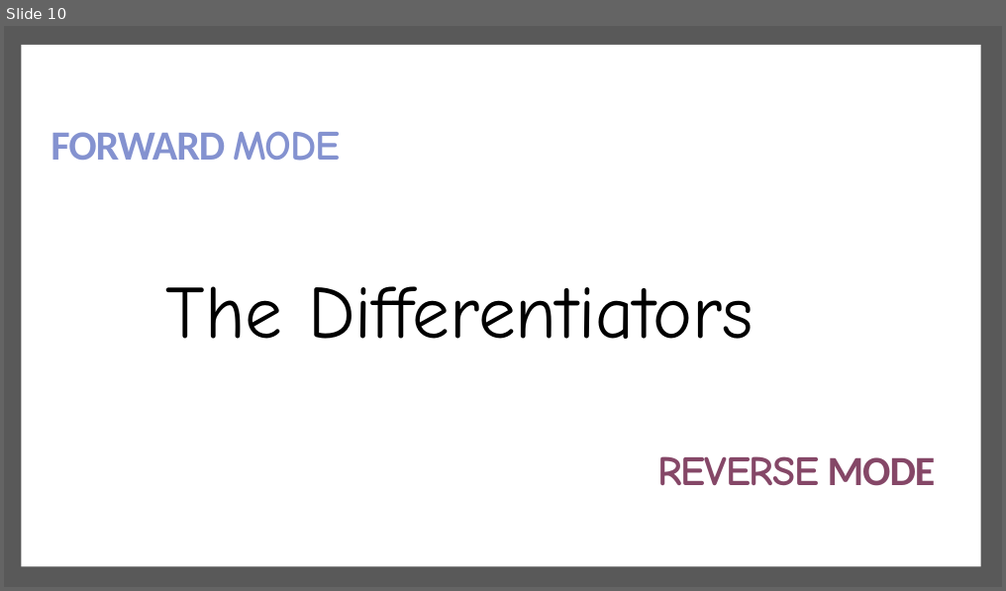
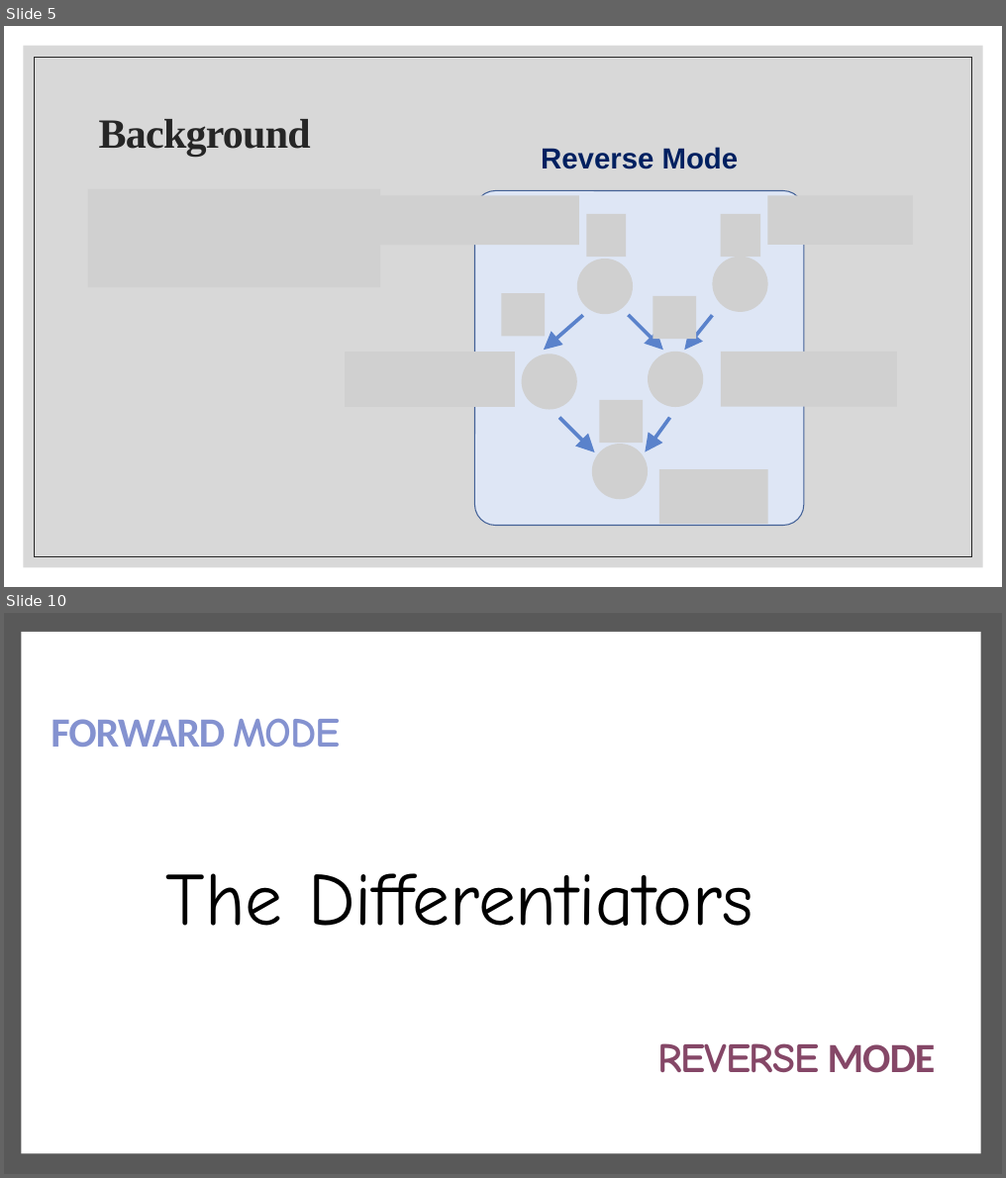
Before and after one commit to the-differentiators/cs207-FinalProject, a slide deck: docs/cs207-presentation.pptx. Shown one above the other, each under a label of ours: slide 10 before the commit, slides 5 and 10 after it; the slides between them are not shown. The pictures are 1006x591 and 1006x1178 pixels, drawn with LibreOffice and Linux fonts; fonts in the diff are those of the drawing; grey boxes stand for pictures; background and template pictures are left out. Boxes give left, top, right and bottom in pixels: in the first picture for what was removed or moved away, otherwise in the second. Text is boxed around its words. In the diff, an @@ line names an element or a change of style, - is before the commit and + after.

```diff
--- a/docs/cs207-presentation.pptx
+++ b/docs/cs207-presentation.pptx
@@ slide 5 added at (4,26,1002,587), background #FFFFFF @@
@@ rectangle added at (24,46,983,568), fill #BFBFBF at 60% opacity @@
@@ rectangle added at (35,57,972,557), outline #262626 0.5 pt @@
@@ title added at (99,119,311,156), 40 pt, text #262626, bold @@
+Background
@@ text added at (541,147,739,170), 28 pt, text #002060, bold @@
+Reverse Mode
@@ picture added at (88,189,380,287) @@
@@ picture added at (339,196,580,246) @@
@@ picture added at (767,196,913,246) @@
@@ picture added at (345,352,515,407) @@
@@ picture added at (721,352,896,407) @@
@@ group added at (475,190,804,525): 10 pictures, 5 arrows, 1 rounded rectangle @@
@@ picture added at (659,470,767,525) @@
```
Also in this commit, not shown: 6 slides changed, 2 other slides added, 3 slides removed, 1 other file.
